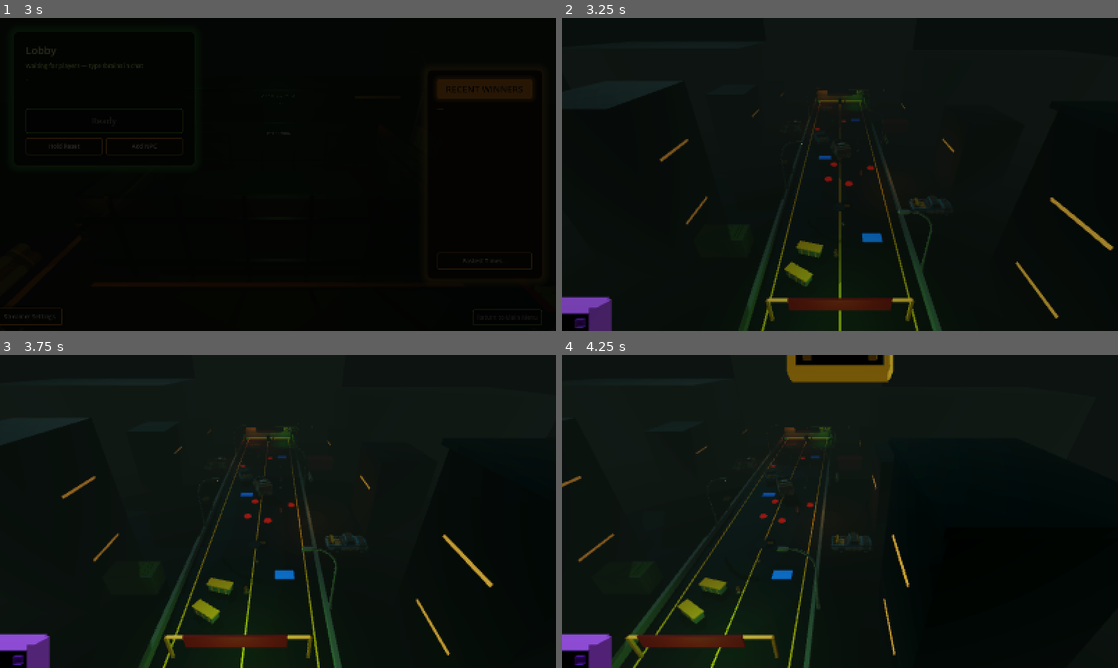
Above: before the commit, frames 1-4 (two rows, left to right).
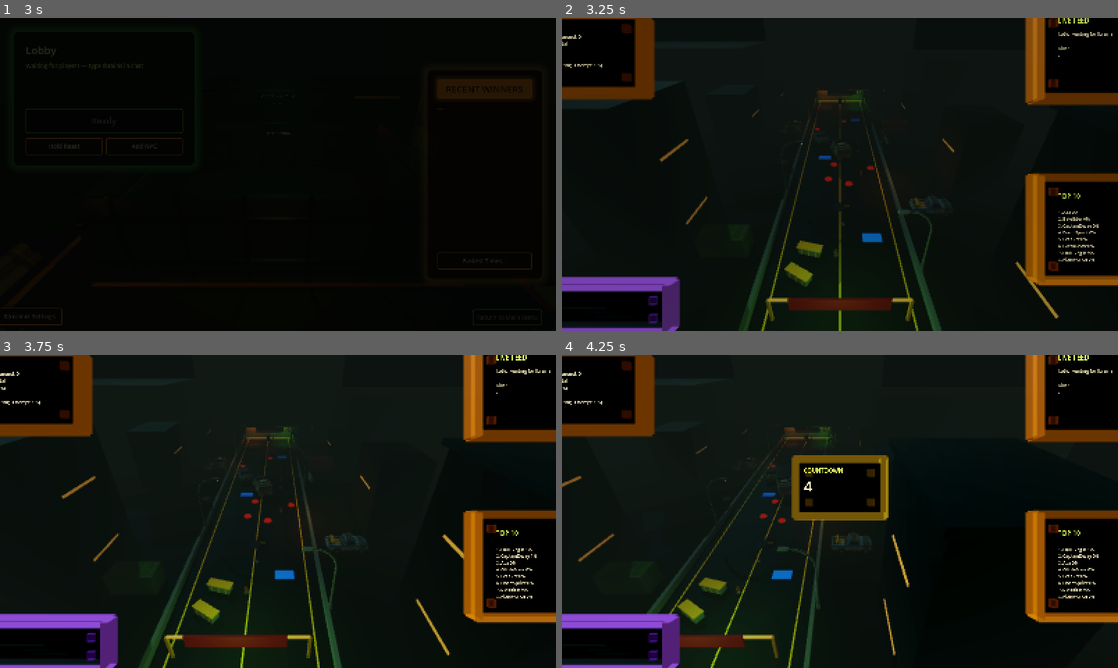
Above: after the commit, the same moments.

Repository: Knoxamiz/zombie-horde
Game: Godot game, scene res://scenes/main_menu/main_menu.tscn
Same seed, same stepped clock (60 frames per second), same inputs: the game is played once before the commit and once after it.
Inputs (mouse positions are in pixels of both pictures, inside the frame that each line leads up to):
- Up to frame 1 (3 s): tap Enter (round_start) at 0.5 s; move the mouse to (400, 158) at 0.52 s; hold Right 0.53-1.25 s; hold S (camera_back) 0.53-1.25 s; click (400, 158) at 0.67 s; drag from (166, 190) to (250, 237) at 1.27 s; click "DONE" at 2 s; click "Ready (8)" at 2.75 s
- Up to frame 2 (3.25 s): no input
- Up to frame 3 (3.75 s): move the mouse to (333, 442) at 3.52 s; hold Right from 3.53 s (still down); hold F (camera_director) from 3.53 s (still down)
- Up to frame 4 (4.25 s): keep holding Right; keep holding F (camera_director)

Frame 1 is identical in both runs. In frame 2, 9.2% of the frame differs, in the area x 0-100%, y 0-100%; in frame 3, 11%; in frame 4, 14%.

Commit message:
Fit race HUD boards in frame and restore center countdown
Pull corner boards inward so they stay on screen, slim panel widths while
bumping body font sizes for readability, and move the countdown board back
to center screen (y=0.42) where it was before.

Co-authored-by: Knoxamiz <Knoxamiz@users.noreply.github.com>

Diff:
--- a/scenes/main/main_game.tscn
+++ b/scenes/main/main_game.tscn
@@ -289,46 +289,46 @@
 visible = false
 
 [node name="RaceStatusBoard" type="Node3D" parent="SpectatorCamera/Camera3D/WorldMenus3D/RaceBoards"]
-transform = Transform3D(1, 0, 0, 0, 1, 0, 0, 0, 1, -6.35, 2.45, -4.15)
+transform = Transform3D(1, 0, 0, 0, 1, 0, 0, 0, 1, -4.45, 2.05, -4.35)
 script = ExtResource("49_world_board")
 title_text = "RACE STATUS"
 body_text = "State: Idle"
-board_size = Vector2(2.65, 1.28)
-title_font_size = 23
+board_size = Vector2(2.05, 1.18)
+title_font_size = 22
+body_font_size = 15
+face_color = Color(0.012, 0.018, 0.012, 0.94)
+frame_color = Color(0.95, 0.48, 0.08, 1)
+
+[node name="RaceFeedBoard" type="Node3D" parent="SpectatorCamera/Camera3D/WorldMenus3D/RaceBoards"]
+transform = Transform3D(1, 0, 0, 0, 1, 0, 0, 0, 1, 4.45, 2.05, -4.35)
+script = ExtResource("49_world_board")
+title_text = "LIVE FEED"
+body_text = "Lotto: waiting for !brains\n\nKills:\n-"
+board_size = Vector2(2.05, 1.38)
+title_font_size = 22
+body_font_size = 15
+face_color = Color(0.012, 0.018, 0.012, 0.94)
+frame_color = Color(0.95, 0.48, 0.08, 1)
+
+[node name="RaceLeadersBoard" type="Node3D" parent="SpectatorCamera/Camera3D/WorldMenus3D/RaceBoards"]
+transform = Transform3D(1, 0, 0, 0, 1, 0, 0, 0, 1, 4.45, -0.92, -4.35)
+script = ExtResource("49_world_board")
+title_text = "TOP 10"
+body_text = "-"
+board_size = Vector2(2.05, 1.62)
+title_font_size = 22
 body_font_size = 14
 face_color = Color(0.012, 0.018, 0.012, 0.94)
 frame_color = Color(0.95, 0.48, 0.08, 1)
 
-[node name="RaceFeedBoard" type="Node3D" parent="SpectatorCamera/Camera3D/WorldMenus3D/RaceBoards"]
-transform = Transform3D(1, 0, 0, 0, 1, 0, 0, 0, 1, 6.35, 2.45, -4.15)
-script = ExtResource("49_world_board")
-title_text = "LIVE FEED"
-body_text = "Lotto: waiting for !brains\n\nKills:\n-"
-board_size = Vector2(2.72, 1.55)
-title_font_size = 23
-body_font_size = 14
-face_color = Color(0.012, 0.018, 0.012, 0.94)
-frame_color = Color(0.95, 0.48, 0.08, 1)
-
-[node name="RaceLeadersBoard" type="Node3D" parent="SpectatorCamera/Camera3D/WorldMenus3D/RaceBoards"]
-transform = Transform3D(1, 0, 0, 0, 1, 0, 0, 0, 1, 6.35, -1.05, -4.15)
-script = ExtResource("49_world_board")
-title_text = "TOP 10"
-body_text = "-"
-board_size = Vector2(2.72, 1.72)
-title_font_size = 22
-body_font_size = 13
-face_color = Color(0.012, 0.018, 0.012, 0.94)
-frame_color = Color(0.95, 0.48, 0.08, 1)
-
 [node name="RaceCommandBoard" type="Node3D" parent="SpectatorCamera/Camera3D/WorldMenus3D/RaceBoards"]
-transform = Transform3D(1, 0, 0, 0, 1, 0, 0, 0, 1, -6.1, -2.55, -4.15)
+transform = Transform3D(1, 0, 0, 0, 1, 0, 0, 0, 1, -4.35, -2.28, -4.35)
 script = ExtResource("49_world_board")
 title_text = "CHAT COMMAND"
 body_text = "Type !brains to join."
-board_size = Vector2(4.2, 0.68)
-title_font_size = 17
-body_font_size = 15
+board_size = Vector2(2.75, 0.66)
+title_font_size = 18
+body_font_size = 16
 face_color = Color(0.03, 0.018, 0.045, 0.94)
 frame_color = Color(0.74, 0.34, 1, 1)
 title_color = Color(0.86, 0.52, 1, 1)
@@ -336,13 +336,13 @@
 
 [node name="RaceCountdownBoard" type="Node3D" parent="SpectatorCamera/Camera3D/WorldMenus3D/RaceBoards"]
 visible = false
-transform = Transform3D(1, 0, 0, 0, 1, 0, 0, 0, 1, 0, 2.65, -4.0)
+transform = Transform3D(1, 0, 0, 0, 1, 0, 0, 0, 1, 0, 0.42, -4.55)
 script = ExtResource("49_world_board")
 title_text = "COUNTDOWN"
 body_text = "3"
-board_size = Vector2(1.38, 0.82)
-title_font_size = 19
-body_font_size = 46
+board_size = Vector2(1.45, 0.88)
+title_font_size = 20
+body_font_size = 52
 face_color = Color(0.02, 0.012, 0.008, 0.98)
 frame_color = Color(1, 0.72, 0.16, 1)
 
